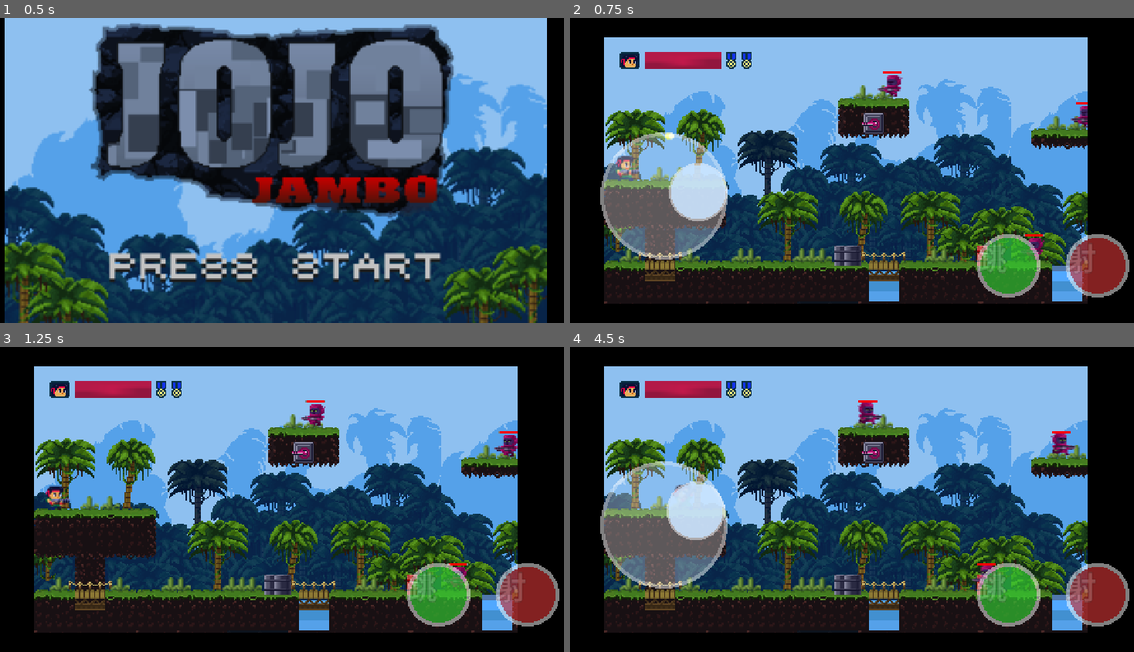
Above: before the commit, frames 1-4 (two rows, left to right).
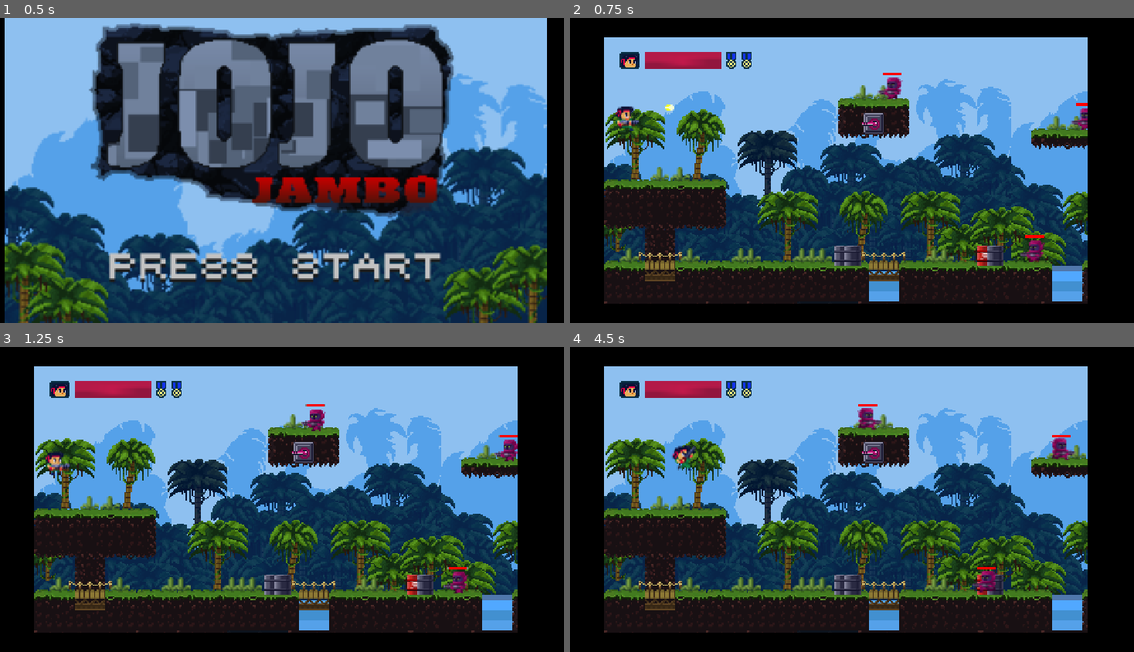
Above: after the commit, the same moments.

Repository: YugeCse/first-blood
Game: Godot game, scene res://scenes/tscns/splash_scene.tscn
The game is run twice, just before and just after one commit, with the same random seed, the same clock (stepped at 60 frames per second) and the same inputs. Sound files missing from this copy of the repository are replaced by a short silence.
Inputs (mouse positions are in pixels of both pictures, inside the frame that each line leads up to):
- Up to frame 1 (0.5 s): no input
- Up to frame 2 (0.75 s): tap Enter (ui_accept) at 0.5 s; move the mouse to (981, 155) at 0.52 s; hold Right (ui_right) from 0.53 s (still down); tap K (ui_shoot) at 0.6 s; click (981, 155) at 0.67 s
- Up to frame 3 (1.25 s): keep holding Right (ui_right); tap J (ui_jump) at 0.77, 0.8, 1.07 s
- Up to frame 4 (4.5 s): release Right (ui_right) at 1.25 s; drag from (722, 514) to (1117, 584) at 1.27 s; move the mouse to (908, 432) at 2.02 s; hold Left (ui_left) 2.03-2.75 s; tap K (ui_shoot) at 2.1 s; tap J (ui_jump) at 2.3, 3.6, 3.77, 4.07 s; drag from (812, 560) to (1105, 584) at 2.77 s; move the mouse to (1032, 545) at 3.52 s; hold Right (ui_right) 3.53-4.25 s; drag from (660, 453) to (852, 584) at 4.27 s

Frame 1 is identical in both runs. In frame 2, 12% of the frame differs, in the area x 5-100%, y 17-92%; in frame 3, 4.7%; in frame 4, 12%.

Commit message:
#更新实现细节

Diff:
--- a/scenes/tscns/main_scene.tscn
+++ b/scenes/tscns/main_scene.tscn
@@ -14,7 +14,7 @@
 [node name="ViewportContainer" type="SubViewportContainer" parent="." unique_id=2015315585]
 clip_contents = true
 layout_mode = 1
-anchors_preset = -1
+anchors_preset = 8
 anchor_left = 0.5
 anchor_top = 0.5
 anchor_right = 0.5
@@ -31,13 +31,14 @@
 size = Vector2i(380, 210)
 render_target_update_mode = 4
 
-[node name="StageForest" parent="ViewportContainer/Viewport" unique_id=1177577150 node_paths=PackedStringArray("game_viewport", "joystick") instance=ExtResource("2_aqrb5")]
+[node name="StageForest" parent="ViewportContainer/Viewport" unique_id=1177577150 node_paths=PackedStringArray("game_viewport", "game_viewport_container", "joystick") instance=ExtResource("2_aqrb5")]
 anchors_preset = 15
 anchor_right = 1.0
 anchor_bottom = 1.0
 grow_horizontal = 2
 grow_vertical = 2
 game_viewport = NodePath("..")
+game_viewport_container = NodePath("../..")
 joystick = NodePath("../../../VirtualJoystic")
 
 [node name="VirtualJoystic" parent="." unique_id=1620645665 instance=ExtResource("6_4jd7c")]
--- a/shared/stages/scripts/stage_forest.gd
+++ b/shared/stages/scripts/stage_forest.gd
@@ -3,6 +3,9 @@
 
 ## 玩家对象
 var player: Player
+
+## 是否调用了game-over
+var is_game_over: bool = false
 
 ## HUD显示控件对象
 @export
@@ -19,6 +22,9 @@
 @export
 var game_viewport: SubViewport
 
+@export
+var game_viewport_container: SubViewportContainer
+
 ## 游戏摇杆
 @export
 var joystick: VirtualJoystick
@@ -28,17 +34,18 @@
 var player_scene_packed = preload('res://sprites/tscns/player.tscn')
 
 func _ready() -> void:
-	joystick.visible = true
-	#joystick.visible =\
-		#OS.get_name() in ['Android', 'iOS']
-	joystick.shoot_pressed\
-		.connect(func(): Input.action_press(&'ui_shoot'))
-	joystick.shoot_released\
-		.connect(func(): Input.action_release(&'ui_shoot'))
-	joystick.jump_pressed\
-		.connect(func(): Input.action_press(&'ui_jump'))
-	joystick.jump_released\
-		.connect(func(): Input.action_release(&'ui_jump'))
+	#joystick.visible = true
+	var is_run_in_mobilde =\
+		OS.get_name() in ['Android', 'iOS']
+	joystick.visible = is_run_in_mobilde
+	#joystick.shoot_pressed\
+		#.connect(func(): Input.action_press(&'ui_shoot'))
+	#joystick.shoot_released\
+		#.connect(func(): Input.action_release(&'ui_shoot'))
+	#joystick.jump_pressed\
+		#.connect(func(): Input.action_press(&'ui_jump'))
+	#joystick.jump_released\
+		#.connect(func(): Input.action_release(&'ui_jump'))
 	hud_container.custom_viewport = game_viewport
 	get_tree().root.size_changed\
 		.connect(joystick._on_viewport_size_changed)
@@ -47,14 +54,19 @@
 	GlobalSignals.on_player_dead.connect(_on_player_dead)
 
 func _physics_process(_delta: float) -> void:
-	if player: #如果玩家还存在
-		player_life_progress_bar.value =\
-			(player.life_blood / player.life_blood_max) * 100.0
-	#hud_container.offset.x = absf(game_viewport.get_screen_position().x)
+	#region 用户生命值显示
+	if not player: return #如果玩家不存在，则直接返回
+	var life_percent =\
+		(player.life_blood / player.life_blood_max) * 100.0
+	player_life_progress_bar.value = life_percent #当前声明百分值
+	#endregion
 
 ## 游戏结束时的监听方法
 func _on_game_over() -> void:
-	print('游戏结束了，玩家角色生命已经用完！切换到提示页面！')
+	if is_game_over:
+		return #已经调用过game_over操作了
+	is_game_over = true #标记游戏已经结束
+	print('游戏结束了，玩家角色生命已经用完！切换到defeat页面！')
 	await get_tree().create_timer(3.0).timeout
 	get_tree().change_scene_to_file('res://scenes/tscns/defeat_scene.tscn')
 
@@ -69,29 +81,35 @@
 			player = null
 	GlobalConfigs.player_life_count = life_count
 	if life_count <= 0: #生命数目为0
-		_on_game_over() #调用游戏借宿的方法
+		_on_game_over() #调用游戏结束的方法
 		return
 	_create_player_hero(location, true) #创建玩家角色
 
-## 创建玩家角色
+## 创建玩家角色[br]
+## - location 创建的位置[br]
+## - from_sky 是否是从天而降，默认：false
 func _create_player_hero(\
 	location: Vector2,\
 	from_sky: bool = false) -> void:
 	if from_sky: location.y = 0.0
-	if not player:
+	if not player: #如果玩家已经不存在了，则创建一个
 		player = player_scene_packed.instantiate()
-	player.z_index = 1000
+	player.z_index = 1000 #玩家的绘制层index
 	player.global_position = location
-	add_child_to_camera(player) #添加玩家到数据节点
+	add_child(player) #添加玩家到数据节点
 	var child_count = life_container.get_child_count()
 	if child_count > 0: #如果还有子组件，则执行删除
 		life_container.remove_child(\
 			life_container.get_child(0))
 	player_life_progress_bar.value = 100.0 #生命数恢复100%
 
-## 把子节点添加到相机中
-func add_child_to_camera(child: Node) -> void:
-	if not game_viewport:
-		print_debug('没有添加游戏视窗')
-		return
-	add_child(child) #添加子组件
+## 添加1个用户生命值
+func _add_player_life() -> void:
+	pass
+	#var child_count = life_container.get_child_count()
+	#if child_count < 3: #如果还有子组件，则执行删除
+		#var texture = Texture2D.new()
+		#texture.resource_path = 'res://'
+		#var life_texture_rect = TextureRect.new()
+		#life_texture_rect.texture = texture
+		#life_container.add_child()
--- a/sprites/scripts/grunt.gd
+++ b/sprites/scripts/grunt.gd
@@ -75,19 +75,25 @@
 	_detect_position_clamp() #检测坐标越界处理
 	_draw_life_blood_in_edit_mode()
 	if Engine.is_editor_hint(): return #编辑模式下不处理逻辑
-	if is_on_floor():
+	if is_on_floor(): #如果在地板上，没有纵向速度
 		velocity.y = 0.0
-	else: velocity.y += gravity_speed * delta
-	if action == EnemyState.Action.idle:
-		if (sprite.animation as StringName)\
-			.get_basename() != 'idle':
+	elif action != EnemyState.Action.dead:
+		velocity.y += gravity_speed * delta #受重力加速度影响
+		move_and_slide() #执行行走逻辑
+	match action:
+		EnemyState.Action.idle: #休闲状态
 			sprite.play(&'idle')
-		if not spy_player:
-			action = EnemyState.Action.patrol
-	if action == EnemyState.Action.patrol: #巡逻
-		patrol(delta) #执行巡逻
-	elif action == EnemyState.Action.chase and spy_player: #追击玩家
-		chase() #执行追击
+			if not spy_player: #如果没有发现敌人，修改为巡逻模式
+				action = EnemyState.Action.patrol
+		EnemyState.Action.patrol: #巡逻状态
+			patrol(delta) #执行巡逻
+		EnemyState.Action.chase: #追击玩家
+			if spy_player: #如果玩家还在监视范围
+				chase() #执行追击
+			else: #如果监视玩家丢失，则根据情况修改状态
+				if patrol_path: #如果支持巡逻
+					action = EnemyState.Action.patrol
+				else: action = EnemyState.Action.idle
 
 ## 执行巡逻， 沿着一定的区域范围进行行走
 func patrol(delta: float):
@@ -97,9 +103,6 @@
 		sprite.flip_h = true if direction.x <= 0 else false
 		return #没有设置巡逻路径，直接返回
 	sprite.play(&'run') #执行动画
-	if is_on_floor(): #如果是在地板上，就不受重力作用
-		velocity.y = 0.0
-	else: velocity.y += gravity_speed * delta
 	var patrol_progress = patrol_path_follow.progress_ratio
 	#print(name, '执行巡逻中...', patrol_progress)
 	patrol_path_follow.progress += patrol_speed * delta
--- a/sprites/scripts/player.gd
+++ b/sprites/scripts/player.gd
@@ -23,7 +23,7 @@
 
 ## 重力加速度
 @export_range(1.0, 1000)
-var gravity_speed: float = 98.0
+var gravity_speed: float = 500.0
 
 ## 玩家是否在跳跃中
 var is_jumping: bool = false
@@ -33,11 +33,11 @@
 
 ## 第一跳跃高度
 @export_range(10, 1000)
-var jump_height: float = 220.0
+var jump_height: float = 200.0
 
 ## 第二跳跃高度
 @export_range(10, 1000)
-var jump_secondary_height: float = 200.0
+var jump_secondary_height: float = 180.0
 
 ## 朝向, 1-向右；-1-向右
 var facing: int = 1
@@ -99,10 +99,14 @@
 		velocity.y = 0.0
 		jump_counter = 0
 		is_jumping = false
-	else: velocity.y += gravity_speed #有重力加速度
-	#endregion
-	# 当玩家角色已经死亡，则直接返回
-	if action == PlayerState.Action.dead: return
+	else:
+		velocity.y += gravity_speed * _delta #有重力加速度
+	#endregion
+	# 当玩家角色已经死亡，则直接返回，不能继续下面的操作
+	if action == PlayerState.Action.dead:
+		velocity.x = 0.0 #没有水平速度
+		move_and_slide() #要执行落地的操作
+		return
 	#region 处理用户输入
 	var is_moving = false #是否正在移动
 	move_dir = Input.get_vector(\
@@ -124,6 +128,7 @@
 					jump_counter = 1 #标记已经跳过一次了
 				velocity.y = -jump_height
 				is_jumping = true #标记正在跳跃
+				sprite.play(&'jump') #播放跳的动画
 			else: #禁用当前的碰撞行形状
 				collision_shape.set_deferred(&'disabled', true)
 				get_tree().create_timer(0.1)\
@@ -136,6 +141,7 @@
 				return #已经完成第二次跳跃，直接返回
 			velocity.y = -jump_secondary_height
 			jump_counter = -1 #标记此时不能再跳了
+			sprite.play(&'jump') #播放跳的动画
 	_update_body_area_shape(is_get_down) #更新碰撞区域
 	#region 处理子弹发射的相关逻辑
 	var allow_shoot = \
@@ -145,8 +151,6 @@
 		 (facing_degress != 90 or \
 			move_dir == Vector2.DOWN) and\
 		Input.is_action_just_pressed(&'ui_shoot')
-	if is_jumping: #如果正在跳跃
-		sprite.play(&'jump') #播放跳的动画
 	if not is_shoot: #如果没有射击
 		if facing_degress in [225, 315]:
 			sprite.play(&'aim_up')
@@ -232,11 +236,14 @@
 	if action != PlayerState.Action.dead:
 		action = PlayerState.Action.dead
 	else: return #玩家角色已经死亡了
+	$BodyArea2D/CollisionShape2D\
+		.set_deferred(&'disabled', true)
 	$BodyArea2D.set_deferred(&'monitoring', false)
 	$BodyArea2D.set_deferred(&'monitorable', false)
+	$DetectorArea2D/CollisionShape2D\
+		.set_deferred(&'disabled', true)
 	$DetectorArea2D.set_deferred(&'monitoring', false)
 	$DetectorArea2D.set_deferred(&'monitorable', false)
-	# collision_shape.set_deferred(&'disabled', true)
 	sprite.play(&'defeated')
 	await sprite.animation_finished
 	sprite.play(&'dead')
--- a/sprites/tscns/grunt.tscn
+++ b/sprites/tscns/grunt.tscn
@@ -7,7 +7,7 @@
 [ext_resource type="Texture2D" uid="uid://wtjoismy5d0s" path="res://assets/enemy/grunt_shoot.png" id="5_nugqd"]
 
 [sub_resource type="RectangleShape2D" id="RectangleShape2D_ha57j"]
-size = Vector2(15, 18)
+size = Vector2(15, 20)
 
 [sub_resource type="AtlasTexture" id="AtlasTexture_vnllh"]
 atlas = ExtResource("2_ha57j")
@@ -224,20 +224,20 @@
 collision_layer = 8
 collision_mask = 531
 platform_on_leave = 2
-platform_wall_layers = 2
+platform_wall_layers = 3
 script = ExtResource("1_u2tar")
 sprite = NodePath("AnimatedSprite")
 collision_shape = NodePath("CollisionShape")
 
 [node name="CollisionShape" type="CollisionShape2D" parent="." unique_id=1472386492]
-position = Vector2(0.5, 0)
+position = Vector2(0.5, 0.5)
 shape = SubResource("RectangleShape2D_ha57j")
 
 [node name="AnimatedSprite" type="AnimatedSprite2D" parent="." unique_id=823426079]
 sprite_frames = SubResource("SpriteFrames_vnllh")
 animation = &"idle"
 autoplay = "idle"
-frame_progress = 0.7635256
+frame_progress = 0.6897894
 flip_h = true
 
 [node name="BodyArea2D" type="Area2D" parent="." unique_id=53579601]
--- a/sprites/tscns/player.tscn
+++ b/sprites/tscns/player.tscn
@@ -776,7 +776,8 @@
 
 [node name="Player" type="CharacterBody2D" unique_id=1159946890 groups=["Player"]]
 collision_mask = 34
-platform_wall_layers = 2
+platform_on_leave = 2
+platform_wall_layers = 10
 script = ExtResource("1_ti7od")
 
 [node name="AnimatedSprite" type="AnimatedSprite2D" parent="." unique_id=698854222]
